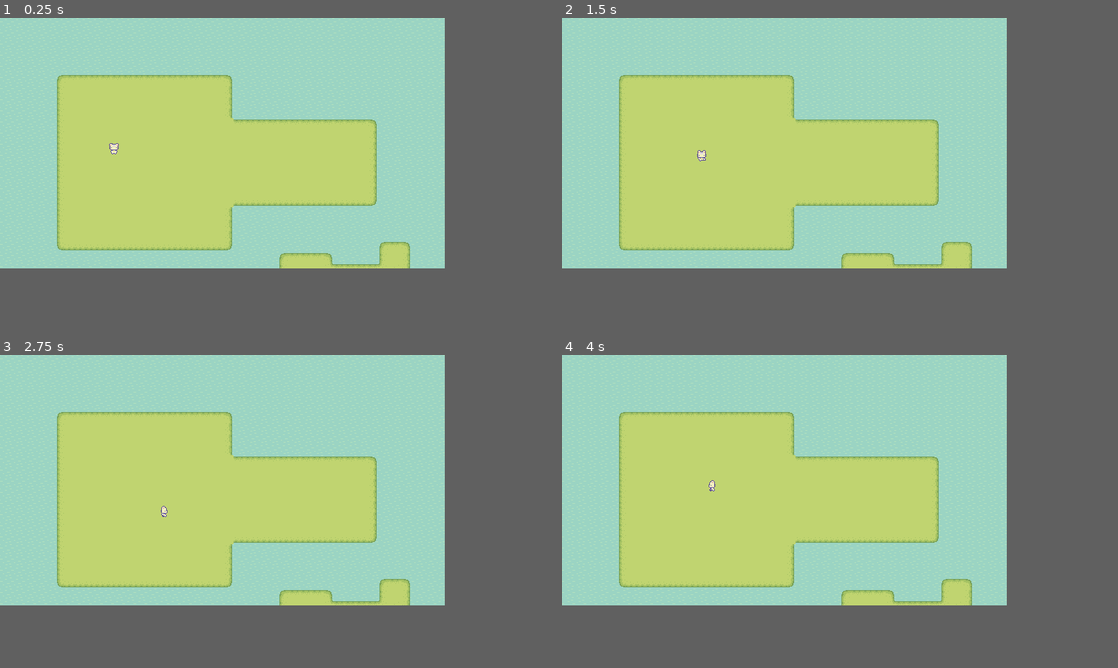
Above: before the commit, frames 1-4 (two rows, left to right).
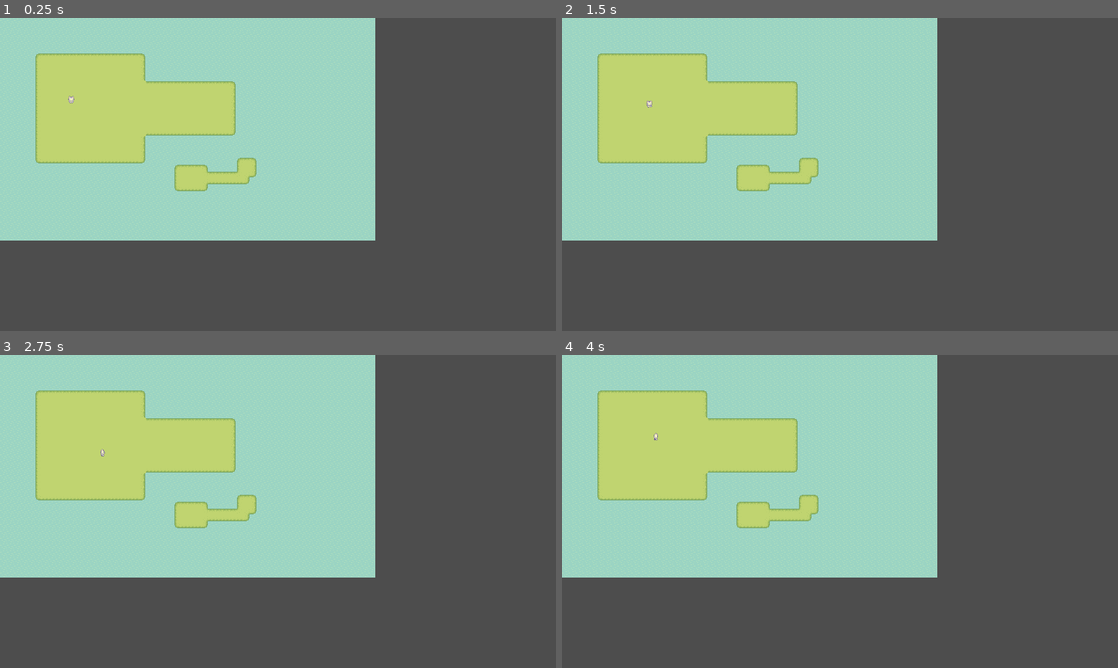
Above: after the commit, the same moments.

Repository: WiiCoder/godot-croptails
Game: Godot game, scene res://scenes/test/test_scene_player.tscn
The game is run twice, just before and just after one commit, with the same random seed, the same clock (stepped at 60 frames per second) and the same inputs. The project has no main scene, so this scene is started directly.
Inputs:
- Up to frame 1 (0.25 s): no input
- Up to frame 2 (1.5 s): tap Enter at 0.5 s; hold D (walk_right) 0.53-1.28 s; tap Space at 1.25 s; hold S (walk_down) from 1.28 s (still down)
- Up to frame 3 (2.75 s): release S (walk_down) at 2.03 s; hold D (walk_right) from 2.03 s (still down)
- Up to frame 4 (4 s): release D (walk_right) at 2.78 s; hold W (walk_up) 2.78-3.53 s; hold A (walk_left) from 3.53 s (still down)
The window is 640x360 before the commit and 800x450 after it. Grey fills any space a smaller window leaves; there, only what the larger window draws over its background counts as a difference.

The runs differ from the first frame. In frame 1, 35% of the frame differs, in the area x 0-80%, y 0-80%; in frame 2, 35%; in frame 3, 35%; in frame 4, 35%.

Commit message:
走路与停止状态切换，player记录方向

Diff:
--- a/project.godot
+++ b/project.godot
@@ -16,8 +16,8 @@
 
 [display]
 
-window/size/viewport_width=640
-window/size/viewport_height=360
+window/size/viewport_width=1280
+window/size/viewport_height=720
 window/stretch/mode="viewport"
 window/stretch/aspect="keep_height"
 window/stretch/scale_mode="integer"
--- a/scenes/characters/player/idle_state.gd
+++ b/scenes/characters/player/idle_state.gd
@@ -1,6 +1,6 @@
 extends NodeState
 
-@export var player:CharacterBody2D
+@export var player:Player
 @export var animated_sprite_2d: AnimatedSprite2D
 
 var direction: Vector2
@@ -10,15 +10,15 @@
 
 
 func _on_physics_process(_delta : float) -> void:
-	direction = GameInputEvents.movement_input()
-
-	if direction == Vector2.LEFT:
+	if player.player_direction == Vector2.LEFT:
 		animated_sprite_2d.play("idle_left")
-	elif direction == Vector2.RIGHT:
+	elif player.player_direction == Vector2.RIGHT:
 		animated_sprite_2d.play("idle_right")
-	elif direction == Vector2.UP:
+	elif player.player_direction == Vector2.UP:
 		animated_sprite_2d.play("idle_back")
-	elif direction == Vector2.DOWN:
+	elif player.player_direction == Vector2.DOWN:
+		animated_sprite_2d.play("idle_front")
+	else:
 		animated_sprite_2d.play("idle_front")
 
 
@@ -30,7 +30,7 @@
 
 
 func _on_enter() -> void:
-	pass
+	animated_sprite_2d.stop()
 
 
 func _on_exit() -> void:
--- /dev/null
+++ b/scenes/characters/player/player.gd
@@ -0,0 +1,4 @@
+class_name Player
+extends CharacterBody2D
+
+var player_direction:Vector2
--- a/scenes/characters/player/player.tscn
+++ b/scenes/characters/player/player.tscn
@@ -1,5 +1,6 @@
-[gd_scene load_steps=48 format=3 uid="uid://dmng0y6272h6c"]
-
+[gd_scene load_steps=49 format=3 uid="uid://dmng0y6272h6c"]
+
+[ext_resource type="Script" uid="uid://b5hal5ieic2qs" path="res://scenes/characters/player/player.gd" id="1_6avc5"]
 [ext_resource type="Texture2D" uid="uid://dviiv6t6y5ifi" path="res://assets/game/characters/basic_charakter_actions.png" id="1_t61fv"]
 [ext_resource type="Texture2D" uid="uid://bmarq4qqx6143" path="res://assets/game/characters/basic_charakter_spritesheet.png" id="2_686vu"]
 [ext_resource type="Script" uid="uid://cef8w8jp56xto" path="res://scripts/state_machine/node_state_machine.gd" id="3_hss88"]
@@ -393,6 +394,7 @@
 radius = 8.0
 
 [node name="Player" type="CharacterBody2D"]
+script = ExtResource("1_6avc5")
 
 [node name="AnimatedSprite2D" type="AnimatedSprite2D" parent="."]
 position = Vector2(0, -8)
--- a/scenes/characters/player/walk_state.gd
+++ b/scenes/characters/player/walk_state.gd
@@ -1,10 +1,8 @@
 extends NodeState
 
-@export var player:CharacterBody2D
+@export var player:Player
 @export var animated_sprite_2d: AnimatedSprite2D
 @export var speed: int = 50
-
-
 
 func _on_process(_delta : float) -> void:
 	pass
@@ -13,14 +11,17 @@
 func _on_physics_process(_delta : float) -> void:
 	var direction: Vector2 = GameInputEvents.movement_input()
 
-	if direction == Vector2.LEFT:
-		animated_sprite_2d.play("walk_left")
+	if direction == Vector2.UP:
+		animated_sprite_2d.play("walk_back")
 	elif direction == Vector2.RIGHT:
 		animated_sprite_2d.play("walk_right")
-	elif direction == Vector2.UP:
-		animated_sprite_2d.play("walk_back")
 	elif direction == Vector2.DOWN:
 		animated_sprite_2d.play("walk_front")
+	elif direction == Vector2.LEFT:
+		animated_sprite_2d.play("walk_left")
+
+	if direction != Vector2.ZERO:
+		player.player_direction = direction
 
 	player.velocity = direction * speed
 	player.move_and_slide()
@@ -36,4 +37,4 @@
 
 
 func _on_exit() -> void:
-	pass
+	animated_sprite_2d.stop()
--- a/scripts/game_input_events.gd
+++ b/scripts/game_input_events.gd
@@ -11,6 +11,8 @@
 		direction = Vector2.UP
 	elif Input.is_action_pressed("walk_down"):
 		direction = Vector2.DOWN
+	else:
+		direction = Vector2.ZERO
 
 	return direction
 
Not shown, added: scenes/characters/player/player.gd.uid
